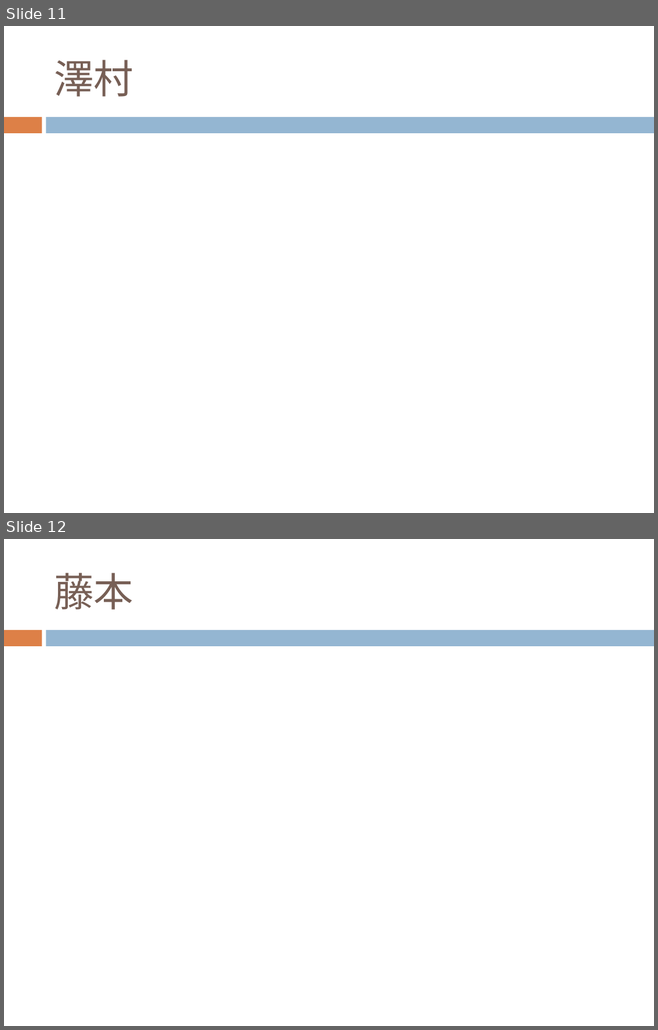
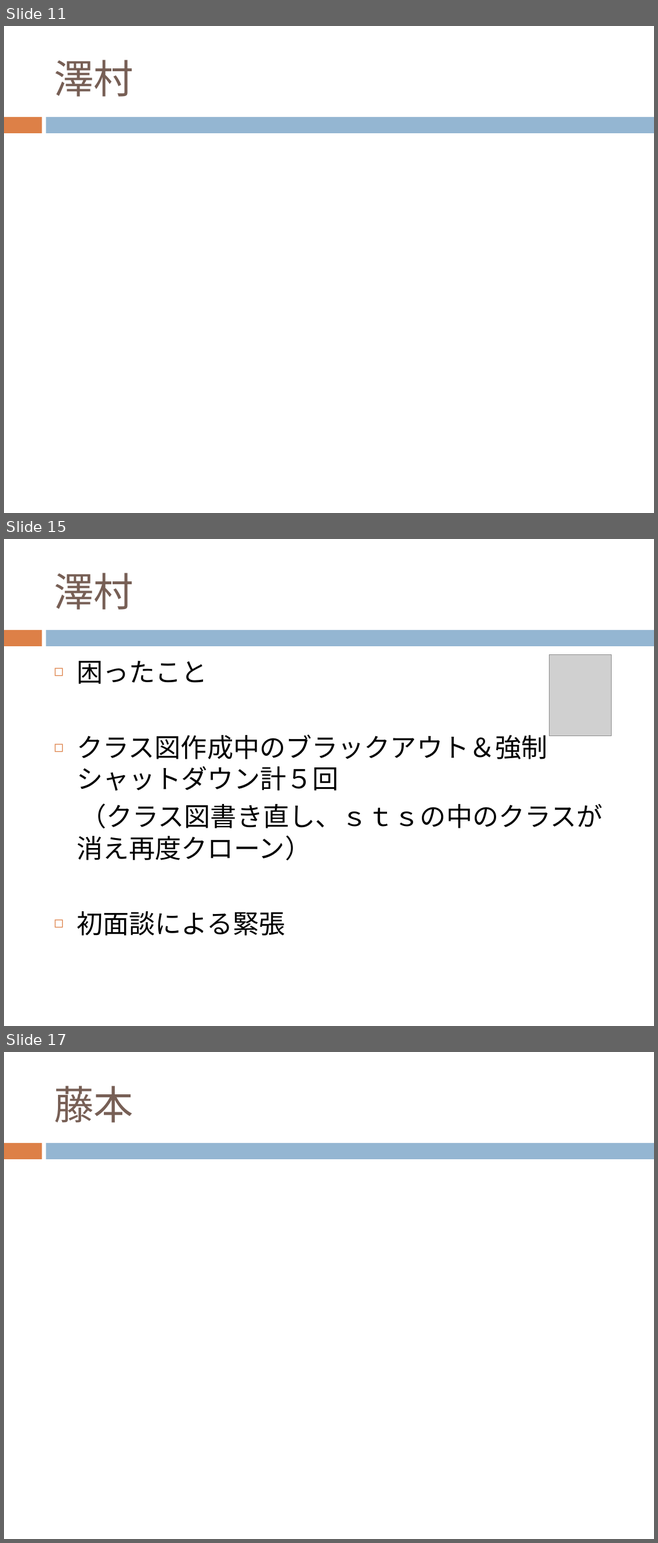
Before and after one commit to chocomegane/springC, a slide deck: document/ECサイト.pptx. Shown one above the other, each under a label of ours: slides 11 and 12 before the commit, slides 11, 15 and 17 after it; the slides between them are not shown. The pictures are 658x1030 and 658x1543 pixels, drawn with LibreOffice and Linux fonts; fonts in the diff are those of the drawing; grey boxes stand for pictures. Boxes give left, top, right and bottom in pixels: in the first picture for what was removed or moved away, otherwise in the second. Text is boxed around its words. In the diff, an @@ line names an element or a change of style, - is before the commit and + after.

Commit message:
パワポの作成

```diff
--- a/document/ECサイト.pptx
+++ b/document/ECサイト.pptx
@@ slide 15 added at <box>4,539,654,1026</box>, background #FFFFFF; not listed: 2 template elements that a slide beside it also shows @@
@@ title added at <box>54,573,133,610</box>, 44 pt, text #775F55 @@
+澤村
@@ picture added at <box>549,654,611,736</box> @@
@@ text added at <box>76,661,603,936</box>, 29 pt, text #000000 @@
+◻ 困ったこと
+◻ クラス図作成中のブラックアウト＆強制シャットダウン計５回
+（クラス図書き直し、ｓｔｓの中のクラスが消え再度クローン）
+◻ 初面談による緊張
@@ what was slide 12 is now slide 17 @@
```
Also in this commit, not shown: 4 other slides added.
